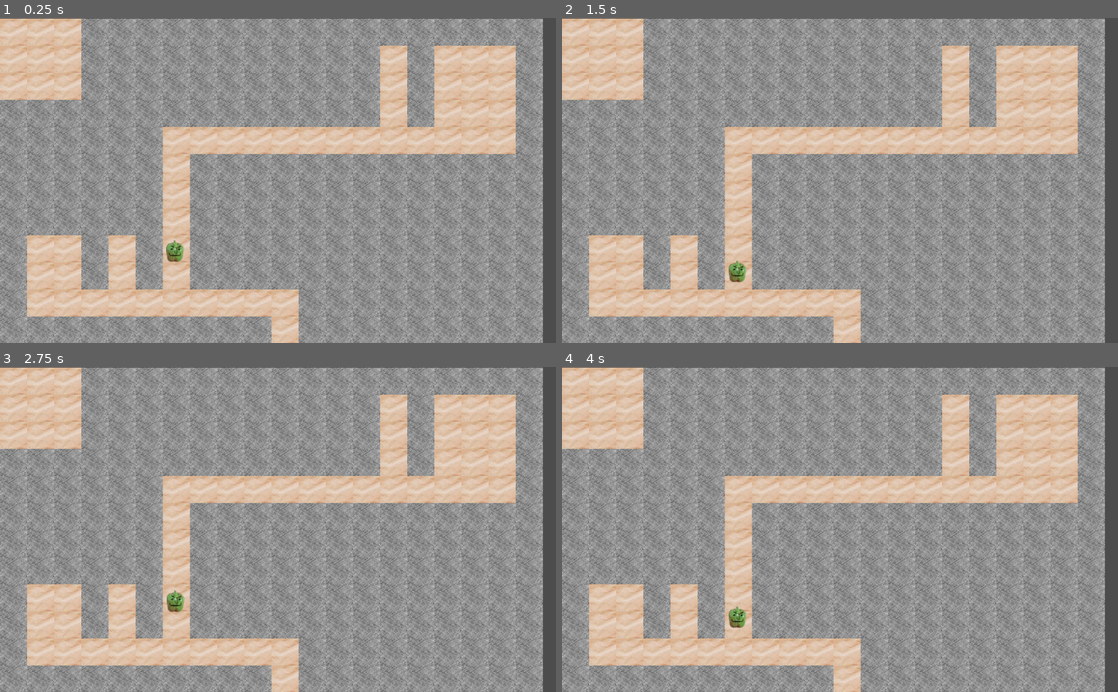
Above: before the commit, frames 1-4 (two rows, left to right).
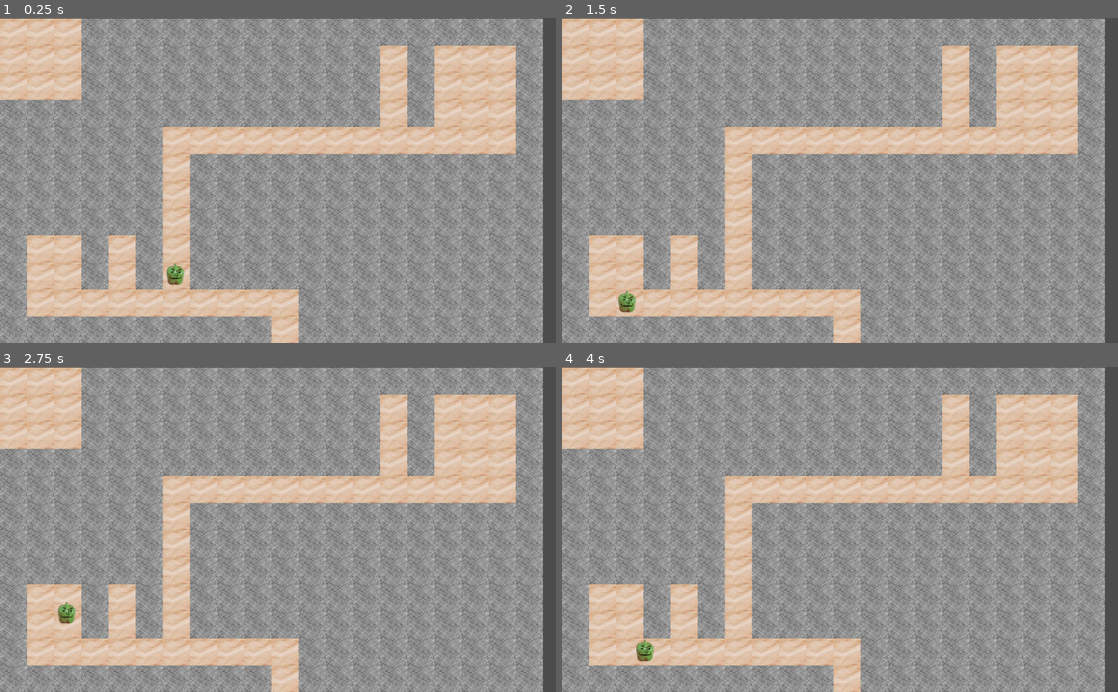
Above: after the commit, the same moments.

Repository: Solid-Squid-Contingent/LD-48
Game: Godot game, scene res://scenes/Main.tscn
The game is run twice, just before and just after one commit, with the same random seed, the same clock (stepped at 60 frames per second) and the same inputs.
Inputs:
- Up to frame 1 (0.25 s): no input
- Up to frame 2 (1.5 s): no input
- Up to frame 3 (2.75 s): no input
- Up to frame 4 (4 s): no input

The runs differ from the first frame. In frame 1, 0.3% of the frame differs, in the area x 29-34%, y 68-83%; in frame 2, 0.3%; in frame 3, 0.3%, in the area x 10-34%, y 68-80%; in frame 4, 0.3%.

Commit message:
Add better navigation

Diff:
--- a/scripts/Enemy.gd
+++ b/scripts/Enemy.gd
@@ -1,19 +1,36 @@
 extends KinematicBody2D
 
-var layout: TileMap;
-var cellSize: Vector2;
+var layout: TileMap
+var cellSize: Vector2
 
-var nextWaypoint: Vector2;
+var nextWaypoint: Vector2 = Vector2(-1,-1)
+
+class TreeNode:
+	extends Reference
+	var children = []
+	var parent: TreeNode
+	var tileIndex: Vector2
+	var completed = false
+
+	func _init(tileIndex_, parent_):
+		tileIndex = tileIndex_
+		parent = parent_
+
+var currentTreeNode : TreeNode = null
+var explored = {}
+
+export var drunkPathfinding: bool = false
 
 # Called when the node enters the scene tree for the first time.
 func _ready():
 	layout = get_tree().get_nodes_in_group('Layout')[0]
-	cellSize = layout.cell_size;
-	print(layout.get_cell(1,1));
-	pass # Replace with function body.
+	cellSize = layout.cell_size
 
 func positionInMap():
 	return layout.world_to_map(layout.to_local(global_position))
+
+func centeredWorldPosition(mapIndex: Vector2):
+	return layout.map_to_world(mapIndex) + cellSize * 0.5
 
 func pairOfCellAndPosition(direction: Vector2):
 	var typeOfCell = layout.get_cellv(positionInMap() + direction)
@@ -28,16 +45,62 @@
 	adjacentCells.append(pairOfCellAndPosition(Vector2(0,-1)))
 	return adjacentCells
 
-# Called every frame. 'delta' is the elapsed time since the previous frame.
-func _physics_process(delta):
-	if (nextWaypoint-position).length() < 5 || !nextWaypoint:
-		var adjacentCells = getAdjacentCells()
-		var moveableDirections = []
-		for cell in adjacentCells:
-			if cell[0] == 1:
-				moveableDirections.append(cell[1])
+func getMoveableDirections():
+	var adjacentCells = getAdjacentCells()
+	var moveableDirections = []
+	for cell in adjacentCells:
+		if cell[0] == 1:
+			moveableDirections.append(cell[1])
 
-		##TODO check if always exists lol hey julian
-		nextWaypoint = layout.map_to_world(moveableDirections[randi() % moveableDirections.size()] + positionInMap()) + cellSize * 0.5
+	return moveableDirections
 
-	move_and_slide((nextWaypoint-position).normalized() * 30)
+func directionToWaypoint(direction: Vector2):
+	return centeredWorldPosition(positionInMap() + direction)
+
+func getRandomAdjacentWaypoint():
+	var moveableDirections = getMoveableDirections()
+	if moveableDirections.empty():
+		return position
+	return directionToWaypoint(moveableDirections[randi() % moveableDirections.size()])
+
+func getNextWaypoint():
+	if drunkPathfinding:
+		return getRandomAdjacentWaypoint()
+	else:
+		var posInMap = positionInMap()
+		explored[posInMap] = true
+
+		if !currentTreeNode:
+			currentTreeNode = TreeNode.new(posInMap, null)
+
+		if !currentTreeNode.completed:
+			var moveableDirections = getMoveableDirections()
+			moveableDirections.shuffle()
+
+			for direction in moveableDirections:
+				if !explored.has(posInMap + direction):
+					var newTreeNode = TreeNode.new(posInMap + direction, currentTreeNode)
+					currentTreeNode.children.push_back(newTreeNode)
+
+			currentTreeNode.completed = true
+
+		while !currentTreeNode.children.empty() and explored.has(currentTreeNode.children[0].tileIndex):
+			currentTreeNode.children.remove(0)
+
+		if currentTreeNode.children.empty():
+			if currentTreeNode.parent:
+				currentTreeNode = currentTreeNode.parent
+				currentTreeNode.children.remove(0)
+			else:
+				return getRandomAdjacentWaypoint()
+		else:
+			currentTreeNode = currentTreeNode.children[0]
+
+		return centeredWorldPosition(currentTreeNode.tileIndex)
+
+
+func _physics_process(_delta):
+	if (nextWaypoint-position).length() < 5 or nextWaypoint.x < 0:
+		nextWaypoint = getNextWaypoint()
+
+	move_and_slide((nextWaypoint-position).normalized() * 200)
